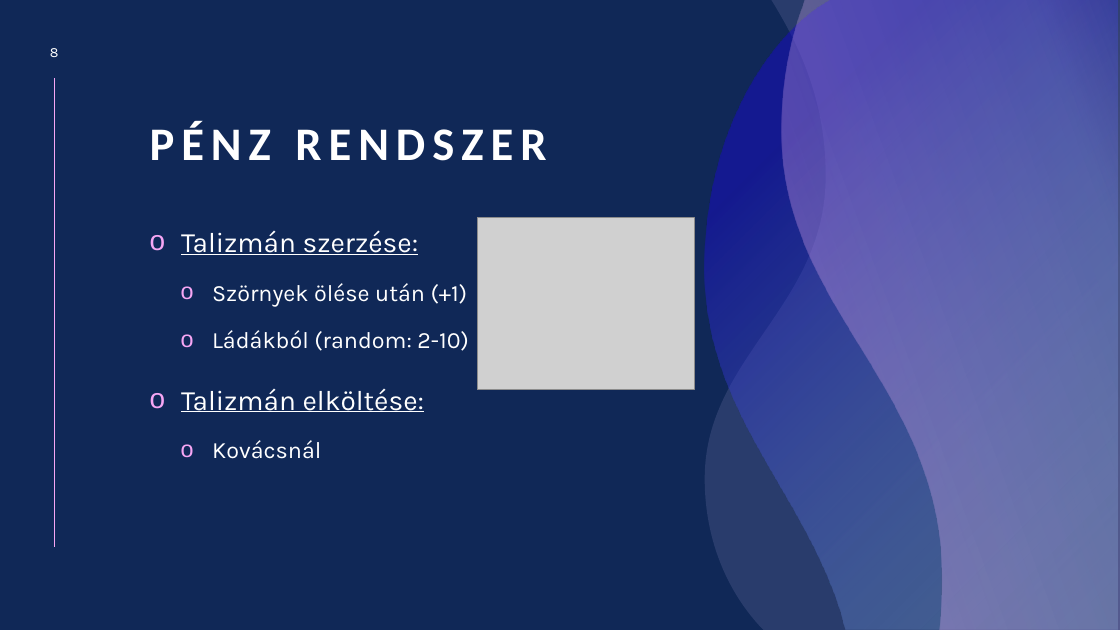
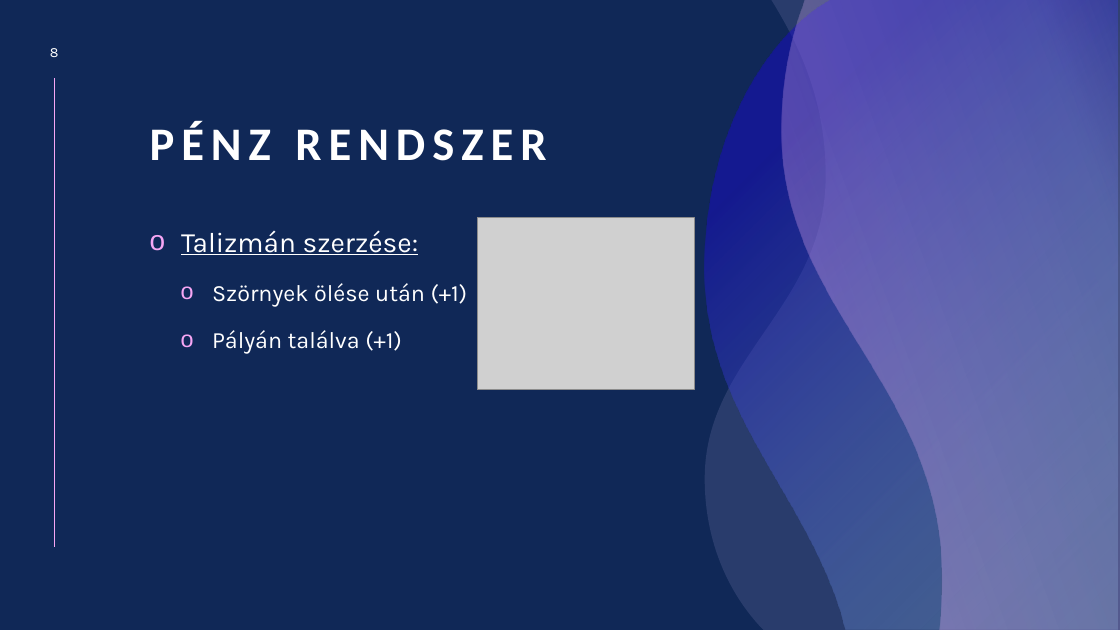
Before and after one commit to baloghdaniel654/11_SZFT3_BaloghDaniel_ErdelyiBalazs_KalmanDaniel_projekt3, a slide deck: slide 8 of IKT_jatek_bemutato.pptx. Drawn at 1120x630 pixels with LibreOffice and Linux fonts; fonts in the diff are those of the drawing; grey boxes stand for pictures. Boxes give left, top, right and bottom in pixels: in the first picture for what was removed or moved away, otherwise in the second. Text is boxed around its words. In the diff, an @@ line names an element or a change of style, - is before the commit and + after.

```diff
--- a/IKT_jatek_bemutato.pptx
+++ b/IKT_jatek_bemutato.pptx
@@ text at [212,330,402,354]: text changed @@
-  o Ládákból (random: 2-10)
-o Talizmán elköltése:
-  o Kovácsnál
+  o Pályán találva (+1)
```
Also in this commit, not shown: 8 other slides changed, 2 slides removed.
